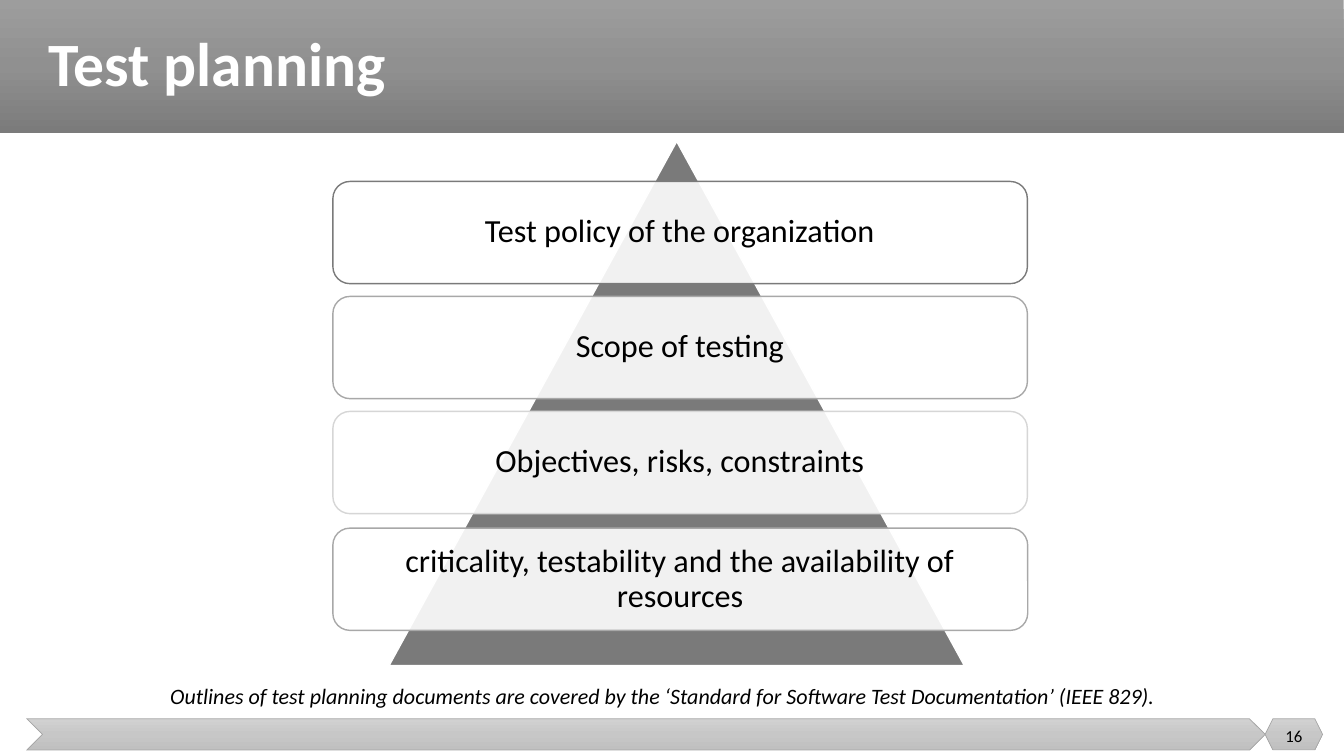
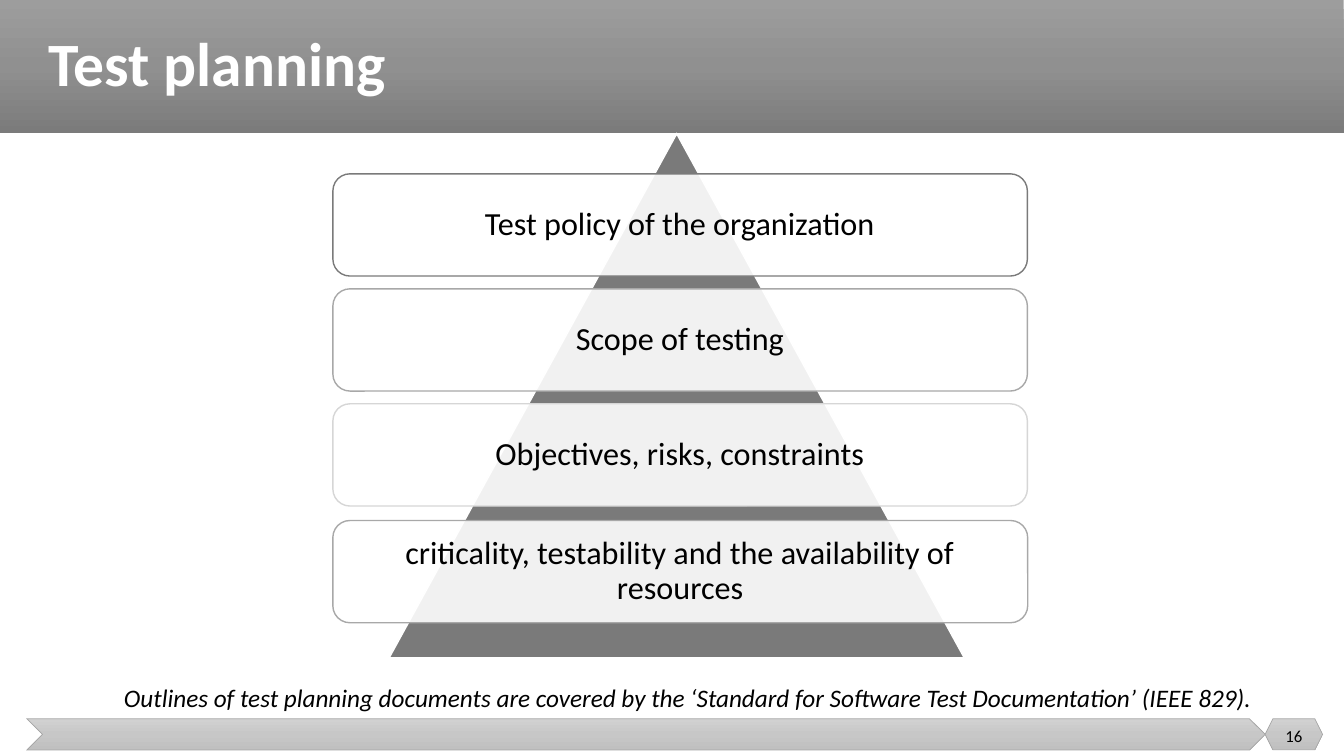
Before and after one commit to malenezi/malenezi, a slide deck: slide 16 of SE401/Lectures/5-Test Management/Test Management.pptx. Drawn at 1344x756 pixels with LibreOffice and Linux fonts; fonts in the diff are those of the drawing. Boxes give left, top, right and bottom in pixels: in the first picture for what was removed or moved away, otherwise in the second. Text is boxed around its words. In the diff, an @@ line names an element or a change of style, - is before the commit and + after.

```diff
--- a/SE401/Lectures/5-Test Management/Test Management.pptx
+++ b/SE401/Lectures/5-Test Management/Test Management.pptx
@@ text "Outlines of test planning documents ...": place and size @@
-text "Outlines of test planning documents ..." at <box>170,688,1154,708</box>
+text "Outlines of test planning documents ..." at <box>124,688,1250,712</box>
@@ text "Outlines of test planning documents ..." at <box>124,688,1250,712</box>: size 15.7 to 18 pt; line spacing 0.8 to 0.9 @@
@@ 2 texts, 2 rounded rectangles, 1 triangle: place and size @@
-2 texts, 2 rounded rectangles, 1 triangle at <box>333,141,1027,665</box>
+2 texts, 2 rounded rectangles, 1 triangle at <box>333,134,1027,658</box>
@@ 2 texts, 2 rounded rectangles: place and size @@
-2 texts, 2 rounded rectangles at <box>333,181,1027,630</box>
+2 texts, 2 rounded rectangles at <box>333,173,1027,622</box>
```
Also in this commit, not shown: 15 other slides changed, 1 other file.
